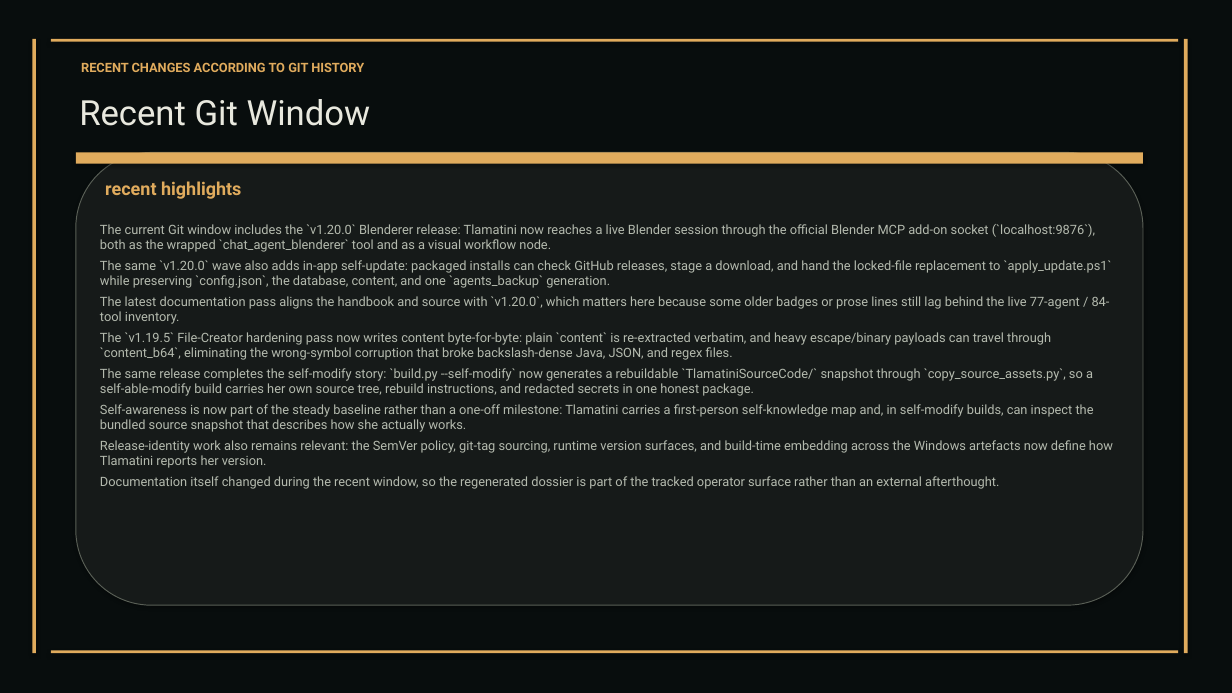
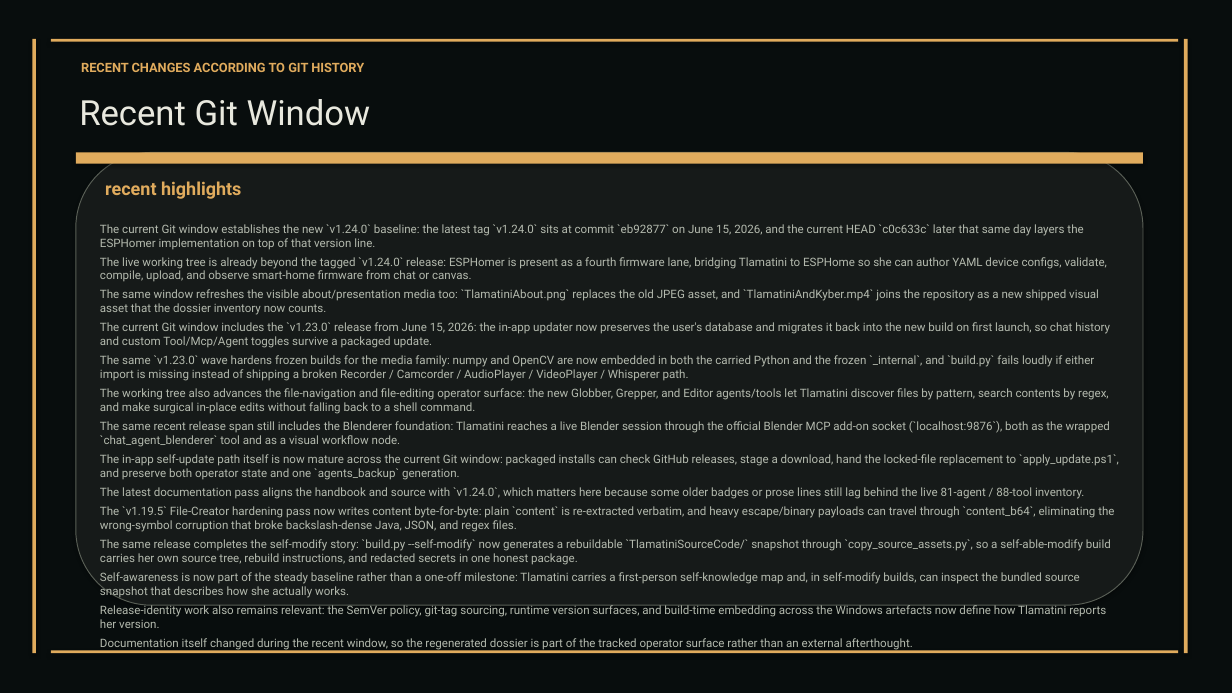
Before and after one commit to XAIHT/web-app, a slide deck: slide 66 of Tlamatini_eXtended_Artificial_Intelligence_Humanly_Tempered.pptx (slide 63 before the commit). Drawn at 1232x693 pixels with LibreOffice and Linux fonts; fonts in the diff are those of the drawing. Boxes give left, top, right and bottom in pixels: in the first picture for what was removed or moved away, otherwise in the second. Text is boxed around its words. In the diff, an @@ line names an element or a change of style, - is before the commit and + after.

Commit message:
Updated the info covering Tlamatini's v1.24.0, by angelahack1

```diff
--- a/Tlamatini_eXtended_Artificial_Intelligence_Humanly_Tempered.pptx
+++ b/Tlamatini_eXtended_Artificial_Intelligence_Humanly_Tempered.pptx
@@ text at (x1=100, y1=224, x2=1119, y2=499): text changed; size 10 to 9 pt @@
-The current Git window includes the `v1.20.0` Blenderer release: Tlamatini now reaches a live Blender session through the official Blender MCP add-on socket (`localhost:9876`), both as the wrapped `chat_agent_blenderer` tool and as a visual workflow node.
-The same `v1.20.0` wave also adds in-app self-update: packaged installs can check GitHub releases, stage a download, and hand the locked-file replacement to `apply_update.ps1` while preserving `config.json`, the database, content, and one `agents_backup` generation.
-The latest documentation pass aligns the handbook and source with `v1.20.0`, which matters here because some older badges or prose lines still lag behind the live 77-agent / 84-tool inventory.
+The current Git window establishes the new `v1.24.0` baseline: the latest tag `v1.24.0` sits at commit `eb92877` on June 15, 2026, and the current HEAD `c0c633c` later that same day layers the ESPHomer implementation on top of that version line.
+The live working tree is already beyond the tagged `v1.24.0` release: ESPHomer is present as a fourth firmware lane, bridging Tlamatini to ESPHome so she can author YAML device configs, validate, compile, upload, and observe smart-home firmware from chat or canvas.
+The same window refreshes the visible about/presentation media too: `TlamatiniAbout.png` replaces the old JPEG asset, and `TlamatiniAndKyber.mp4` joins the repository as a new shipped visual asset that the dossier inventory now counts.
+The current Git window includes the `v1.23.0` release from June 15, 2026: the in-app updater now preserves the user's database and migrates it back into the new build on first launch, so chat history and custom Tool/Mcp/Agent toggles survive a packaged update.
+The same `v1.23.0` wave hardens frozen builds for the media family: numpy and OpenCV are now embedded in both the carried Python and the frozen `_internal`, and `build.py` fails loudly if either import is missing instead of shipping a broken Recorder / Camcorder / AudioPlayer / VideoPlayer / Whisperer path.
+The working tree also advances the file-navigation and file-editing operator surface: the new Globber, Grepper, and Editor agents/tools let Tlamatini discover files by pattern, search contents by regex, and make surgical in-place edits without falling back to a shell command.
+The same recent release span still includes the Blenderer foundation: Tlamatini reaches a live Blender session through the official Blender MCP add-on socket (`localhost:9876`), both as the wrapped `chat_agent_blenderer` tool and as a visual workflow node.
+The in-app self-update path itself is now mature across the current Git window: packaged installs can check GitHub releases, stage a download, hand the locked-file replacement to `apply_update.ps1`, and preserve both operator state and one `agents_backup` generation.
+The latest documentation pass aligns the handbook and source with `v1.24.0`, which matters here because some older badges or prose lines still lag behind the live 81-agent / 88-tool inventory.
@@ text at (x1=100, y1=506, x2=1114, y2=598): size 10 to 9 pt in "The `v1.19.5` File-Creator hardening pass now writes ...", "The same release completes the self-modify story: ...", "Self-awareness is now part of the steady ...", "Release-identity work also remains relevant: the SemVer ..." and 1 more places @@
```
Also in this commit, not shown: 59 other slides changed, 5 slides added, 1 slide removed, 9 other files.
